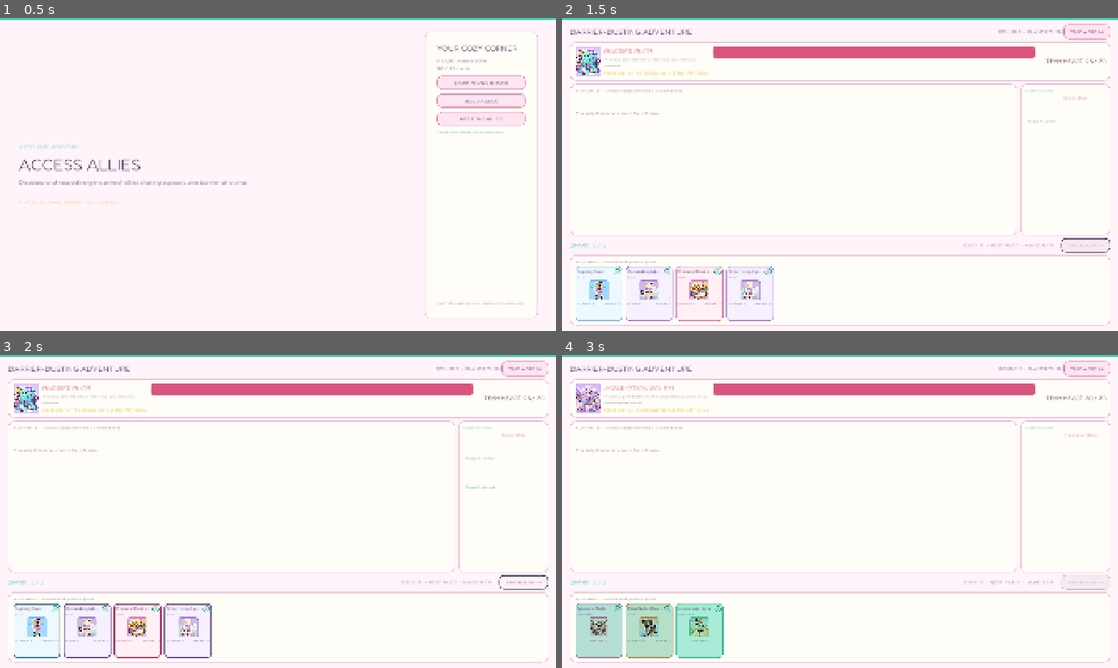
Above: before the commit, frames 1-4 (two rows, left to right).
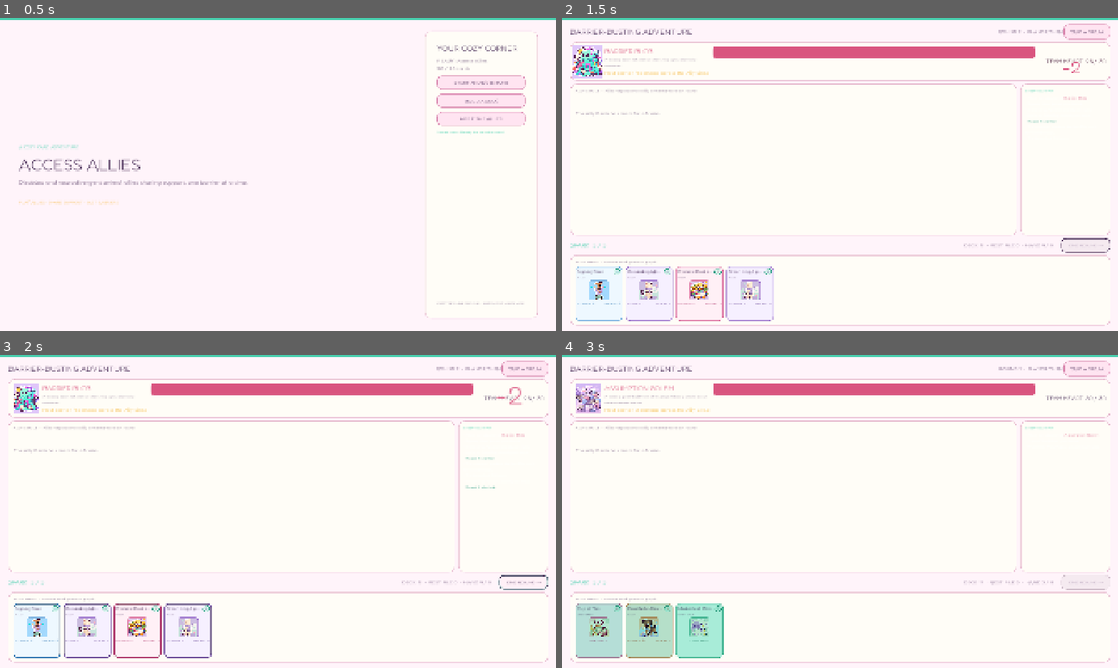
Above: after the commit, the same moments.

Repository: imstylen/ssu-game
Game: Godot game, scene res://main/main.tscn
Same seed, same stepped clock (60 frames per second), same inputs: the game is played once before the commit and once after it. The engine's default icon, where the game draws it, is replaced by a stand-in: a white triangle on a blue panel in a dark square.
Inputs:
- Up to frame 1 (0.5 s): no input
- Up to frame 2 (1.5 s): click "START AN ADVENTURE" at 0.5 s; click "END ROUND →" at 1.25 s
- Up to frame 3 (2 s): no input
- Up to frame 4 (3 s): click "TAKE A BREAK" at 2 s; click "START AN ADVENTURE" at 2.75 s

Frame 1 is identical in both runs. In frame 2, 0.5% of the frame differs, in the area x 1-94%, y 8-24%; in frame 3, 0.1%; in frame 4, 0.4%.

Commit message:
Update card definitions, artwork, and implement automatic ally help functionality

Diff:
--- a/battle/action_resolver.gd
+++ b/battle/action_resolver.gd
@@ -156,7 +156,18 @@
 		"turn": session.turn_number,
 		"energy": session.current_energy,
 	}))
+	_resolve_automatic_ally_help(session, events)
 	return events
+
+
+func _resolve_automatic_ally_help(session: BattleSession, events: Array[BattleEvent]) -> void:
+	for card in session.battlefield.duplicate():
+		if session.is_finished():
+			return
+		if not can_attack_enemy(session, card.instance_id):
+			continue
+		var attack_events := attack_enemy(session, card.instance_id)
+		events.append_array(attack_events)
 
 
 func draw_cards(session: BattleSession, amount: int, events: Array[BattleEvent]) -> void:
--- a/battle/battle_ui.gd
+++ b/battle/battle_ui.gd
@@ -21,6 +21,10 @@
 var _result_title: Label
 var _result_body: Label
 var _toast: Label
+var _damage_overlay_layer: CanvasLayer
+var _damage_overlay_root: Control
+var _card_views_by_instance: Dictionary = {}
+var _last_card_artwork_rects: Dictionary = {}
 
 
 func _ready() -> void:
@@ -64,6 +68,7 @@
 	enemy_row.add_theme_constant_override("separation", 14)
 	enemy_panel.add_child(enemy_row)
 	_enemy_artwork = TextureRect.new()
+	_enemy_artwork.name = "EnemyArtwork"
 	_enemy_artwork.custom_minimum_size = Vector2(88, 88)
 	_enemy_artwork.expand_mode = TextureRect.EXPAND_IGNORE_SIZE
 	_enemy_artwork.stretch_mode = TextureRect.STRETCH_KEEP_ASPECT_COVERED
@@ -103,7 +108,7 @@
 	board_stack.add_theme_constant_override("separation", 6)
 	board_panel.add_child(board_stack)
 	var board_heading := Label.new()
-	board_heading.text = "ALLY CIRCLE  •  Choose a ready ally to help bust the barrier"
+	board_heading.text = "ALLY CIRCLE  •  Allies help automatically at the start of each round"
 	board_heading.add_theme_font_size_override("font_size", 14)
 	board_heading.add_theme_color_override("font_color", AppTheme.MUTED)
 	board_stack.add_child(board_heading)
@@ -169,6 +174,19 @@
 	_hand_container.add_theme_constant_override("separation", 10)
 	hand_scroll.add_child(_hand_container)
 	_build_result_layer()
+	_build_damage_overlay_layer()
+
+
+func _build_damage_overlay_layer() -> void:
+	_damage_overlay_layer = CanvasLayer.new()
+	_damage_overlay_layer.name = "DamageNumberLayer"
+	_damage_overlay_layer.layer = 90
+	add_child(_damage_overlay_layer)
+	_damage_overlay_root = Control.new()
+	_damage_overlay_root.name = "DamageNumbers"
+	_damage_overlay_root.mouse_filter = Control.MOUSE_FILTER_IGNORE
+	_damage_overlay_root.set_anchors_and_offsets_preset(Control.PRESET_FULL_RECT)
+	_damage_overlay_layer.add_child(_damage_overlay_root)
 
 
 func _build_result_layer() -> void:
@@ -250,6 +268,7 @@
 		session.rules.maximum_hand_size,
 	]
 	_end_turn_button.disabled = controller.input_locked or session.phase != BattleSession.Phase.PLAYER_TURN
+	_card_views_by_instance.clear()
 	_rebuild_cards(_board_container, session.battlefield, true)
 	_rebuild_cards(_hand_container, session.hand, false)
 	if session.is_finished():
@@ -262,6 +281,8 @@
 
 func _rebuild_cards(container: HBoxContainer, cards: Array[CardInstance], on_board: bool) -> void:
 	for child in container.get_children():
+		if child is CardBase and child.instance != null:
+			_last_card_artwork_rects[child.instance.instance_id] = child.get_artwork_global_rect()
 		container.remove_child(child)
 		child.queue_free()
 	if cards.is_empty():
@@ -281,6 +302,7 @@
 		view.set_interactive(available)
 		view.card_activated.connect(controller.request_attack_enemy if on_board else controller.request_play_card)
 		container.add_child(view)
+		_card_views_by_instance[card.instance_id] = view
 
 
 func _on_event_presented(event: BattleEvent) -> void:
@@ -288,7 +310,9 @@
 	if not message.is_empty():
 		_log.append_text("• %s\n" % message)
 	match event.kind:
+		&"EnemyActionStarted": _animate_attacker(_enemy_artwork)
 		&"DamageApplied":
+			_show_damage_number(event)
 			if event.data.target == "enemy":
 				_pulse(_enemy_health, AppTheme.DANGER)
 			elif event.data.target == "player":
@@ -297,7 +321,72 @@
 				_pulse(_board_container, AppTheme.DANGER)
 		&"HealingApplied": _pulse(_player_label, AppTheme.ACCENT)
 		&"CardDrawn": _pulse(_hand_container, AppTheme.ACCENT)
-		&"UnitAttacked": _pulse(_board_container, AppTheme.GOLD)
+		&"UnitAttacked":
+			var attacker: CardBase = _card_views_by_instance.get(int(event.data.get("instance_id", -1)))
+			_animate_attacker(attacker)
+			_pulse(_board_container, AppTheme.GOLD)
+
+
+func _animate_attacker(control: Control) -> void:
+	if control == null or not is_instance_valid(control):
+		return
+	control.pivot_offset = control.size * 0.5
+	control.scale = Vector2.ONE
+	control.z_index = 30
+	var tween := control.create_tween()
+	tween.set_trans(Tween.TRANS_BACK)
+	tween.set_ease(Tween.EASE_OUT)
+	tween.tween_property(control, "scale", Vector2(1.16, 1.16), 0.12)
+	tween.set_trans(Tween.TRANS_QUAD)
+	tween.set_ease(Tween.EASE_IN_OUT)
+	tween.tween_property(control, "scale", Vector2.ONE, 0.16)
+	tween.tween_callback(func():
+		if is_instance_valid(control):
+			control.z_index = 0
+	)
+
+
+func _show_damage_number(event: BattleEvent) -> void:
+	if _damage_overlay_root == null or int(event.data.get("amount", 0)) <= 0:
+		return
+	var target_rect := Rect2()
+	match str(event.data.get("target", "")):
+		"enemy":
+			target_rect = _enemy_artwork.get_global_rect()
+		"player":
+			target_rect = _player_label.get_global_rect()
+		"unit":
+			var instance_id := int(event.data.get("instance_id", -1))
+			var card_view: CardBase = _card_views_by_instance.get(instance_id)
+			if card_view != null and is_instance_valid(card_view):
+				target_rect = card_view.get_artwork_global_rect()
+			else:
+				target_rect = _last_card_artwork_rects.get(instance_id, _board_container.get_global_rect())
+	if target_rect.size == Vector2.ZERO:
+		return
+	var number := Label.new()
+	number.text = "-%d" % int(event.data.amount)
+	number.horizontal_alignment = HORIZONTAL_ALIGNMENT_CENTER
+	number.vertical_alignment = VERTICAL_ALIGNMENT_CENTER
+	number.mouse_filter = Control.MOUSE_FILTER_IGNORE
+	number.position = target_rect.position
+	number.size = target_rect.size
+	number.pivot_offset = target_rect.size * 0.5
+	number.add_theme_font_override("font", AppTheme.FREDOKA)
+	number.add_theme_font_size_override("font_size", 78)
+	number.add_theme_color_override("font_color", AppTheme.DANGER)
+	number.add_theme_color_override("font_outline_color", AppTheme.SURFACE)
+	number.add_theme_constant_override("outline_size", 11)
+	number.scale = Vector2(0.45, 0.45)
+	_damage_overlay_root.add_child(number)
+	var tween := number.create_tween()
+	tween.set_parallel(true)
+	tween.set_trans(Tween.TRANS_BACK)
+	tween.set_ease(Tween.EASE_OUT)
+	tween.tween_property(number, "scale", Vector2(1.12, 1.12), 0.30)
+	tween.tween_property(number, "position:y", number.position.y - 48.0, 0.95)
+	tween.tween_property(number, "modulate:a", 0.0, 0.85).set_delay(0.50)
+	tween.chain().tween_callback(number.queue_free)
 
 
 func _event_message(event: BattleEvent) -> String:
--- a/cards/definitions/arc_bolt.tres
+++ b/cards/definitions/arc_bolt.tres
@@ -3,7 +3,7 @@
 [ext_resource type="Script" uid="uid://dadsmsxgj4qif" path="res://cards/card_definition.gd" id="1_card"]
 [ext_resource type="Script" uid="uid://bu4p0uydusdnd" path="res://cards/behaviors/damage_enemy_behavior.gd" id="2_behavior"]
 [ext_resource type="Resource" path="res://cards/styles/sky.tres" id="3_style"]
-[ext_resource type="Texture2D" path="res://cards/definitions/arc_bolt/tourette_toucan.png" id="4_art"]
+[ext_resource type="Texture2D" path="res://cards/definitions/arc_bolt/speak_up.png" id="4_art"]
 
 [sub_resource type="Resource" id="DamageBehavior"]
 script = ExtResource("2_behavior")
@@ -12,8 +12,8 @@
 [resource]
 script = ExtResource("1_card")
 id = &"arc_bolt"
-display_name = "Tourette Toucan"
-description = "Tics and all, Toucan speaks up. Deal 4 damage."
+display_name = "Speak Up!"
+description = "A clear, supported voice can crack a stubborn barrier. Deal 4 damage."
 artwork = ExtResource("4_art")
 card_type = 1
 attack = 0
--- a/cards/definitions/life_drain/life_drain.tres
+++ b/cards/definitions/life_drain/life_drain.tres
@@ -1,7 +1,7 @@
 [gd_resource type="Resource" script_class="CardDefinition" load_steps=6 format=3 uid="uid://x4j1jmt3daxg"]
 
 [ext_resource type="Script" uid="uid://dadsmsxgj4qif" path="res://cards/card_definition.gd" id="1_card"]
-[ext_resource type="Texture2D" uid="uid://b4ahxmgbrm15p" path="res://cards/definitions/life_drain/spoonie_sloth.png" id="1_ustrq"]
+[ext_resource type="Texture2D" uid="uid://b0vp0os0us45i" path="res://cards/definitions/life_drain/cup_of_tea.png" id="1_ustrq"]
 [ext_resource type="Script" path="res://cards/behaviors/heal_player_behavior.gd" id="2_behavior"]
 [ext_resource type="Resource" path="res://cards/styles/berry.tres" id="3_style"]
 
@@ -12,8 +12,8 @@
 [resource]
 script = ExtResource("1_card")
 id = &"life_drain"
-display_name = "Spoonie Sloth"
-description = "Sloth rests without apology and shares a soothing snack. Heal 5 Heart."
+display_name = "Cup of Tea"
+description = "A warm cup and a quiet pause help the team recharge. Heal 5 Heart."
 artwork = ExtResource("1_ustrq")
 card_type = 1
 attack = 0
--- a/cards/definitions/low_vision_lynx/low_vision_lynx.tres
+++ b/cards/definitions/low_vision_lynx/low_vision_lynx.tres
@@ -3,7 +3,7 @@
 [ext_resource type="Script" path="res://cards/card_definition.gd" id="1_card"]
 [ext_resource type="Script" path="res://cards/behaviors/draw_cards_behavior.gd" id="2_behavior"]
 [ext_resource type="Resource" path="res://cards/styles/mint.tres" id="3_style"]
-[ext_resource type="Texture2D" path="res://cards/definitions/low_vision_lynx/low_vision_lynx.png" id="4_art"]
+[ext_resource type="Texture2D" path="res://cards/definitions/low_vision_lynx/meditate_and_plan.png" id="4_art"]
 
 [sub_resource type="Resource" id="DrawBehavior"]
 script = ExtResource("2_behavior")
@@ -12,8 +12,8 @@
 [resource]
 script = ExtResource("1_card")
 id = &"low_vision_lynx"
-display_name = "Low-Vision Lynx"
-description = "A white cane and high-contrast map reveal new choices. Draw 2 cards."
+display_name = "Meditate & Plan"
+description = "Pause, breathe, and make space for new choices. Draw 2 cards."
 artwork = ExtResource("4_art")
 card_type = 1
 attack = 0
--- a/tests/test_runner.gd
+++ b/tests/test_runner.gd
@@ -8,9 +8,9 @@
 	&"dyslexic_duckling": ["Dyslexic Duckling", CardDefinition.CardType.UNIT, 3, 5, 3],
 	&"prosthetic_paw_puppy": ["Prosthetic-Paw Puppy", CardDefinition.CardType.UNIT, 4, 4, 7],
 	&"grounding_alpaca": ["Grounding Alpaca", CardDefinition.CardType.UNIT, 2, 1, 6],
-	&"arc_bolt": ["Tourette Toucan", CardDefinition.CardType.ACTION, 2, 0, 1],
-	&"life_drain": ["Spoonie Sloth", CardDefinition.CardType.ACTION, 2, 0, 1],
-	&"low_vision_lynx": ["Low-Vision Lynx", CardDefinition.CardType.ACTION, 1, 0, 1],
+	&"arc_bolt": ["Speak Up!", CardDefinition.CardType.ACTION, 2, 0, 1],
+	&"life_drain": ["Cup of Tea", CardDefinition.CardType.ACTION, 2, 0, 1],
+	&"low_vision_lynx": ["Meditate & Plan", CardDefinition.CardType.ACTION, 1, 0, 1],
 }
 
 var EXPECTED_ENEMIES := {
@@ -44,7 +44,7 @@
 	_test_heal_one_shot()
 	_test_draw_one_shot()
 	_test_full_hand_burn()
-	_test_summoning_sickness_and_help()
+	_test_automatic_start_of_round_help()
 	_test_spread_damage_and_overflow()
 	_test_discard_reshuffle()
 	_test_invalid_action_is_atomic()
@@ -157,7 +157,7 @@
 	var plain_box := fallback_view.get_theme_stylebox("normal") as StyleBoxFlat
 	_expect(styled_box.bg_color.is_equal_approx(visual_style.panel_color), "Per-card panel color is applied")
 	_expect(not plain_box.bg_color.is_equal_approx(visual_style.panel_color), "Per-card styling does not leak")
-	_expect(view.editor_preview_definition != null and view.editor_preview_definition.id == &"life_drain", "Editor preview defaults to Spoonie Sloth's stable resource")
+	_expect(view.editor_preview_definition != null and view.editor_preview_definition.id == &"life_drain", "Editor preview defaults to Cup of Tea's stable resource")
 	view.free()
 	fallback_view.free()
 	styled_view.free()
@@ -175,8 +175,8 @@
 func _test_damage_one_shot() -> void:
 	var bundle := _forced_hand_bundle(_cards[&"arc_bolt"], [_cards[&"shield_bot"]])
 	var events: Array[BattleEvent] = bundle.resolver.play_card(bundle.session, bundle.session.hand[0].instance_id)
-	_expect(bundle.session.enemy.current_health == 26, "Tourette Toucan deals exactly 4 damage")
-	_expect(bundle.session.current_energy == 3, "Tourette Toucan spends 2 Spark")
+	_expect(bundle.session.enemy.current_health == 26, "Speak Up deals exactly 4 damage")
+	_expect(bundle.session.current_energy == 3, "Speak Up spends 2 Spark")
 	_expect(bundle.session.hand.is_empty() and bundle.session.discard_pile.size() == 1, "Damage one-shot moves to the rest pile")
 	_expect(_event_count(events, &"DamageApplied") == 1, "Damage one-shot emits one damage event")
 
@@ -186,20 +186,20 @@
 	bundle.session.player_health = 27
 	var enemy_health: int = bundle.session.enemy.current_health
 	var events: Array[BattleEvent] = bundle.resolver.play_card(bundle.session, bundle.session.hand[0].instance_id)
-	_expect(bundle.session.player_health == 30, "Spoonie Sloth heals up to maximum Team Heart")
-	_expect(bundle.session.enemy.current_health == enemy_health, "Spoonie Sloth does not damage the monster")
+	_expect(bundle.session.player_health == 30, "Cup of Tea heals up to maximum Team Heart")
+	_expect(bundle.session.enemy.current_health == enemy_health, "Cup of Tea does not damage the monster")
 	var healing := _first_event(events, &"HealingApplied")
 	_expect(healing != null and healing.data.amount == 3, "Heal-5 effect reports only the clamped amount")
 	var second := _forced_hand_bundle(_cards[&"life_drain"], [_cards[&"shield_bot"]])
 	second.session.player_health = 20
 	second.resolver.play_card(second.session, second.session.hand[0].instance_id)
-	_expect(second.session.player_health == 25, "Spoonie Sloth heals exactly 5 when room is available")
+	_expect(second.session.player_health == 25, "Cup of Tea heals exactly 5 when room is available")
 
 
 func _test_draw_one_shot() -> void:
 	var bundle := _forced_hand_bundle(_cards[&"low_vision_lynx"], [_cards[&"shield_bot"], _cards[&"arc_bolt"]])
 	var events: Array[BattleEvent] = bundle.resolver.play_card(bundle.session, bundle.session.hand[0].instance_id)
-	_expect(bundle.session.hand.size() == 2, "Low-Vision Lynx draws exactly 2 cards")
+	_expect(bundle.session.hand.size() == 2, "Meditate & Plan draws exactly 2 cards")
 	_expect(_event_count(events, &"CardDrawn") == 2, "Draw-2 emits two draw events")
 	_expect(bundle.session.discard_pile.size() == 1 and bundle.session.discard_pile[0].definition.id == &"low_vision_lynx", "Draw one-shot moves itself to the rest pile")
 
@@ -221,18 +221,18 @@
 	_expect(bundle.session.discard_pile.size() == 2, "Burned card and played one-shot both reach the rest pile")
 
 
-func _test_summoning_sickness_and_help() -> void:
+func _test_automatic_start_of_round_help() -> void:
 	var bundle := _forced_hand_bundle(_cards[&"shield_bot"], [_cards[&"arc_bolt"]])
 	var unit_id: int = bundle.session.hand[0].instance_id
 	bundle.resolver.play_card(bundle.session, unit_id)
 	_expect(bundle.session.battlefield.size() == 1, "An ally joins the Ally Circle")
 	_expect(not bundle.resolver.can_attack_enemy(bundle.session, unit_id), "A new ally rests until the next round")
-	bundle.resolver.end_turn(bundle.session)
+	var events: Array[BattleEvent] = bundle.resolver.end_turn(bundle.session)
 	_expect(bundle.session.turn_number == 2, "Ending a round advances the adventure")
 	_expect(bundle.session.battlefield[0].current_health == 1, "The Ally Circle shares incoming barrier damage")
-	_expect(bundle.resolver.can_attack_enemy(bundle.session, unit_id), "The ally is ready to help next round")
-	bundle.resolver.attack_enemy(bundle.session, unit_id)
-	_expect(bundle.session.enemy.current_health == 28, "Rolling Rabbit helps for 2 Power")
+	_expect(bundle.session.enemy.current_health == 28, "Rolling Rabbit automatically helps for 2 Power at round start")
+	_expect(_event_count(events, &"UnitAttacked") == 1, "Automatic help emits an attacker presentation event")
+	_expect(not bundle.resolver.can_attack_enemy(bundle.session, unit_id), "An ally cannot help twice after its automatic attack")
 
 
 func _test_spread_damage_and_overflow() -> void:
@@ -410,6 +410,16 @@
 	await process_frame
 	_expect(battle_ui.get_enemy_portrait_texture() == _enemies[&"barrier_blob"].artwork, "Battle header binds selected monster artwork")
 	_expect(battle_ui.get_enemy_description_text() == _enemies[&"barrier_blob"].description, "Battle header binds selected monster description")
+	var damage_event := BattleEvent.new(&"DamageApplied", {"target": "enemy", "amount": 3, "health": 23})
+	battle_ui._show_damage_number(damage_event)
+	var damage_root: Control = battle_ui.find_child("DamageNumbers", true, false)
+	_expect(damage_root != null and damage_root.get_child_count() == 1, "Enemy damage creates a large overlay number")
+	var damage_number := damage_root.get_child(0) as Label if damage_root != null and damage_root.get_child_count() > 0 else null
+	_expect(damage_number != null and damage_number.text == "-3" and damage_number.get_theme_color("font_color").is_equal_approx(AppTheme.DANGER), "Damage overlay shows the red negative amount")
+	var enemy_artwork: Control = battle_ui.find_child("EnemyArtwork", true, false)
+	battle_ui._animate_attacker(enemy_artwork)
+	await process_frame
+	_expect(enemy_artwork != null and enemy_artwork.scale.x > 1.0, "Monster artwork grows briefly when it attacks")
 	battle_ui.free()
 
 
--- a/ui/card_base.gd
+++ b/ui/card_base.gd
@@ -129,6 +129,10 @@
 
 func get_displayed_artwork() -> Texture2D:
 	return _artwork.texture if is_node_ready() else null
+
+
+func get_artwork_global_rect() -> Rect2:
+	return _artwork.get_global_rect() if is_node_ready() else get_global_rect()
 
 
 func _refresh() -> void:
--- a/ui/card_base.tscn
+++ b/ui/card_base.tscn
@@ -2,7 +2,7 @@
 
 [ext_resource type="Script" path="res://ui/card_base.gd" id="1_card_base"]
 [ext_resource type="Resource" path="res://cards/definitions/life_drain/life_drain.tres" id="2_preview"]
-[ext_resource type="Texture2D" path="res://cards/definitions/life_drain/spoonie_sloth.png" id="3_preview_art"]
+[ext_resource type="Texture2D" path="res://cards/definitions/life_drain/cup_of_tea.png" id="3_preview_art"]
 [ext_resource type="FontFile" path="res://assets/fonts/Fredoka-Variable.ttf" id="4_font"]
 
 [sub_resource type="StyleBoxFlat" id="CardNormal"]
@@ -164,7 +164,7 @@
 theme_override_colors/font_color = Color(0.294, 0.192, 0.353, 1)
 theme_override_fonts/font = ExtResource("4_font")
 theme_override_font_sizes/font_size = 22
-text = "Spoonie Sloth"
+text = "Cup of Tea"
 text_overrun_behavior = 3
 
 [node name="CostBadge" type="PanelContainer" parent="ContentMargin/ContentStack/Header"]
@@ -216,7 +216,7 @@
 theme_override_colors/font_color = Color(0.49, 0.4, 0.529, 1)
 theme_override_fonts/font = ExtResource("4_font")
 theme_override_font_sizes/font_size = 15
-text = "Sloth rests without apology and shares a soothing snack. Heal 5 Heart."
+text = "A warm cup and a quiet pause help the team recharge. Heal 5 Heart."
 autowrap_mode = 2
 vertical_alignment = 1
 
Binary file added: cards/definitions/arc_bolt/speak_up.png
Not shown, changed: cards/definitions/arc_bolt/speak_up.png.import
Binary file removed: cards/definitions/arc_bolt/tourette_toucan.png
Binary file added: cards/definitions/life_drain/cup_of_tea.png
Not shown, changed: cards/definitions/life_drain/cup_of_tea.png.import
Binary file removed: cards/definitions/life_drain/spoonie_sloth.png
Binary file removed: cards/definitions/low_vision_lynx/low_vision_lynx.png
Binary file added: cards/definitions/low_vision_lynx/meditate_and_plan.png
Not shown, changed: cards/definitions/low_vision_lynx/meditate_and_plan.png.import
Not shown, changed: README.md
